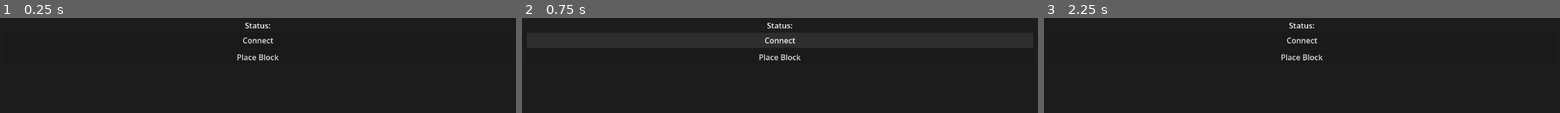
Above: before the commit, frames 1-3 (left to right).
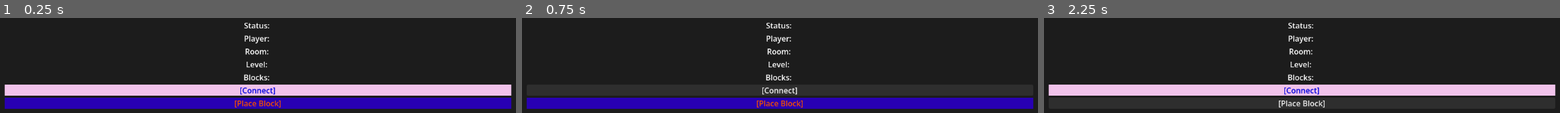
Above: after the commit, the same moments.

Repository: trake25/Corp-Tower
Game: Godot game, scene res://Cor/Scenes/Main.tscn
Two runs of this game, one before a commit and one after it. Both use one fixed random seed, a clock stepped at 60 frames per second and the inputs below.
Inputs (mouse positions are in pixels of both pictures, inside the frame that each line leads up to):
- Up to frame 1 (0.25 s): no input
- Up to frame 2 (0.75 s): click "Connect" (after the commit: "[Connect]") at 0.5 s
- Up to frame 3 (2.25 s): click (1302, 56) at 1.25 s, where only the run before the commit has a clickable "Place Block"; click (1302, 103) at 2 s, where only the run after the commit has a clickable "[Place Block]"

The runs differ from the first frame. In frame 1, 24% of the frame differs, in the area x 0-100%, y 5-96%; in frame 2, 13%; in frame 3, 13%.

Commit message:
Client App labels and some bug fixes

Diff:
--- a/src/Client/App/corp-tower/Cor/Scenes/Main.tscn
+++ b/src/Client/App/corp-tower/Cor/Scenes/Main.tscn
@@ -4,6 +4,12 @@
 
 [sub_resource type="StyleBoxFlat" id="StyleBoxFlat_u3xev"]
 bg_color = Color(0.11119685, 0.11119685, 0.11119678, 1)
+
+[sub_resource type="StyleBoxFlat" id="StyleBoxFlat_bqclr"]
+bg_color = Color(0.9427776, 0.7655752, 0.91989386, 1)
+
+[sub_resource type="StyleBoxFlat" id="StyleBoxFlat_gn3re"]
+bg_color = Color(0.15571225, 3.657937e-06, 0.70221287, 1)
 
 [node name="Main" type="Control" unique_id=20707474]
 layout_mode = 3
@@ -40,17 +46,51 @@
 [node name="VBoxContainer" type="VBoxContainer" parent="Control/Panel/MarginContainer" unique_id=973425477]
 layout_mode = 2
 
-[node name="Label" type="Label" parent="Control/Panel/MarginContainer/VBoxContainer" unique_id=546576960]
+[node name="StatusLabel" type="Label" parent="Control/Panel/MarginContainer/VBoxContainer" unique_id=546576960]
+unique_name_in_owner = true
 layout_mode = 2
-text = "Status:"
+text = "Status: "
+horizontal_alignment = 1
+vertical_alignment = 1
+
+[node name="PlayerLabel" type="Label" parent="Control/Panel/MarginContainer/VBoxContainer" unique_id=1124339455]
+unique_name_in_owner = true
+layout_mode = 2
+text = "Player: "
+horizontal_alignment = 1
+vertical_alignment = 1
+
+[node name="RoomLabel" type="Label" parent="Control/Panel/MarginContainer/VBoxContainer" unique_id=1767853773]
+unique_name_in_owner = true
+layout_mode = 2
+text = "Room: "
+horizontal_alignment = 1
+vertical_alignment = 1
+
+[node name="LevelLabel" type="Label" parent="Control/Panel/MarginContainer/VBoxContainer" unique_id=831203825]
+unique_name_in_owner = true
+layout_mode = 2
+text = "Level: "
+horizontal_alignment = 1
+vertical_alignment = 1
+
+[node name="BlockLabel" type="Label" parent="Control/Panel/MarginContainer/VBoxContainer" unique_id=1880050889]
+unique_name_in_owner = true
+layout_mode = 2
+text = "Blocks: "
 horizontal_alignment = 1
 vertical_alignment = 1
 
 [node name="ConnectButton" type="Button" parent="Control/Panel/MarginContainer/VBoxContainer" unique_id=2055968287]
 unique_name_in_owner = true
 layout_mode = 2
-text = "Connect"
+theme_override_colors/font_color = Color(0, 0, 0.8745098, 1)
+theme_override_styles/normal = SubResource("StyleBoxFlat_bqclr")
+text = "[Connect]"
 
-[node name="Button2" type="Button" parent="Control/Panel/MarginContainer/VBoxContainer" unique_id=169731104]
+[node name="PlaceBlockButton" type="Button" parent="Control/Panel/MarginContainer/VBoxContainer" unique_id=169731104]
+unique_name_in_owner = true
 layout_mode = 2
-text = "Place Block"
+theme_override_colors/font_color = Color(0.96057194, 0.3236335, 0, 1)
+theme_override_styles/normal = SubResource("StyleBoxFlat_gn3re")
+text = "[Place Block]"
--- a/src/Client/App/corp-tower/Cor/Scripts/Main.gd
+++ b/src/Client/App/corp-tower/Cor/Scripts/Main.gd
@@ -1,6 +1,12 @@
 extends Control
 
 @onready var connect_button = %ConnectButton
+@onready var place_block_button = %PlaceBlockButton
+@onready var status_label = %StatusLabel
+@onready var player_label = %PlayerLabel
+@onready var room_label = %RoomLabel
+@onready var level_label = %LevelLabel
+@onready var block_label = %BlockLabel
 
 func _ready():
 
@@ -8,6 +14,22 @@
 		on_connect_pressed
 	)
 
+	NetworkManager.status_changed.connect(update_status)
+
+	NetworkManager.room_joined.connect(update_room)
+
 func on_connect_pressed():
+	NetworkManager.toggle_connection()
 
-	NetworkManager.toggle_connection()
+func update_status(text):
+
+	status_label.text = text
+
+
+func update_room(data):
+
+	player_label.text = "Player: "+data.playerId
+
+	room_label.text = "Room: "+str(data.roomId)
+
+	block_label.text = "Blocks: "+str(data.blocks)
--- a/src/Client/App/corp-tower/Sys/NetMan/NetworkManager.gd
+++ b/src/Client/App/corp-tower/Sys/NetMan/NetworkManager.gd
@@ -2,13 +2,16 @@
 extends Node
 
 var ws = WebSocketPeer.new()
-var is_connected := false
+var is_conn_estab : bool = false
 var is_connecting := false
+
+signal status_changed(text)
+signal room_joined(data)
 
 func connect_server():
 	var url = "ws://13.229.227.24:3000"
 
-	if is_connected or is_connecting:
+	if is_conn_estab or is_connecting:
 		print("Already connecting/connected. Ignoring.")
 		return
 
@@ -32,19 +35,31 @@
 
 ## On_connect_pressed
 func toggle_connection():
-	if is_connected or is_connecting:
+	if is_conn_estab or is_connecting:
 		disconnect_server()
 	else:
 		connect_server()
 
 
-func _process(delta: float) -> void:
+func _process(_delta: float) -> void:
 	ws.poll()
 
 	while ws.get_available_packet_count():
 		var data = ws.get_packet()
 		var message = data.get_string_from_utf8()
-		print(message)
+		var json = JSON.new()
+
+		var result = json.parse(message)
+
+		if result == OK:
+			data = json.data
+			print(data)
+			room_joined.emit(data)
+
+			if data.type == "room_created":
+				print("Player ID: ", data.playerId)
+				print("Room: ",data.roomId)
+				print("Blocks: ",data.blocks)
 
 	var state = ws.get_ready_state()
 
@@ -54,16 +69,18 @@
 			pass # optional debug
 
 		WebSocketPeer.STATE_OPEN:
-			if not is_connected:
-				is_connected = true
+			if not is_conn_estab:
+				is_conn_estab = true
 				is_connecting = false
-				print("CONNECTED TO SERVER (REAL)")
+				print("CONNECTED TO SERVER")
+				status_changed.emit("Connected")
 
 		WebSocketPeer.STATE_CLOSING:
 			pass
 
 		WebSocketPeer.STATE_CLOSED:
-			if is_connected or is_connecting:
+			if is_conn_estab or is_connecting:
 				print("DISCONNECTED FROM SERVER")
-			is_connected = false
+				status_changed.emit("Disconnected")
+			is_conn_estab = false
 			is_connecting = false
Not shown, changed: src/Server/Lobby_Manager.js
